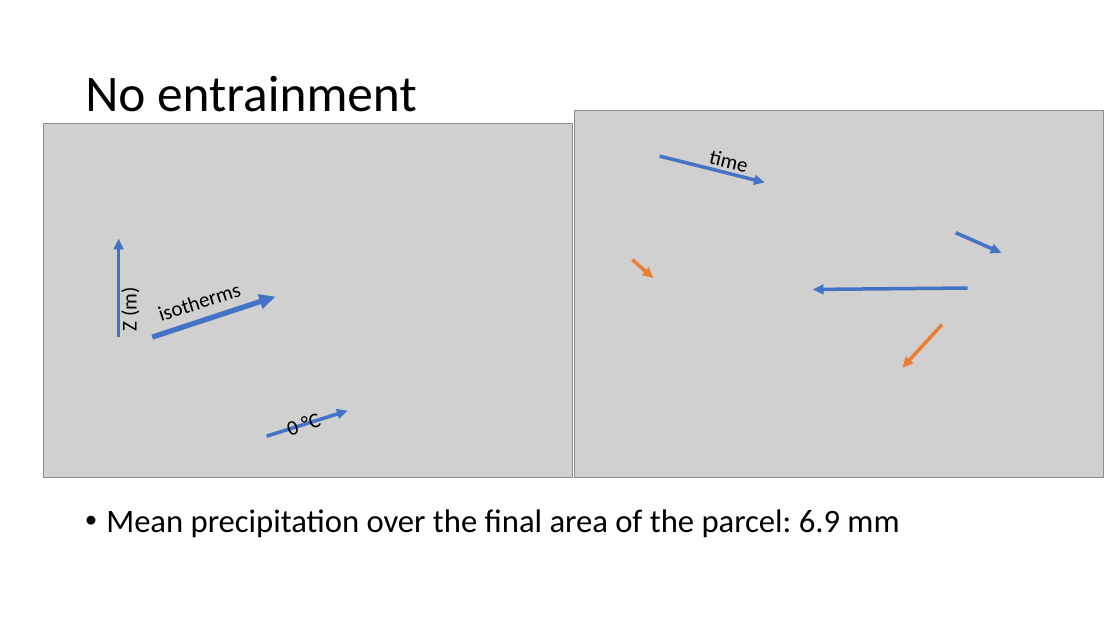
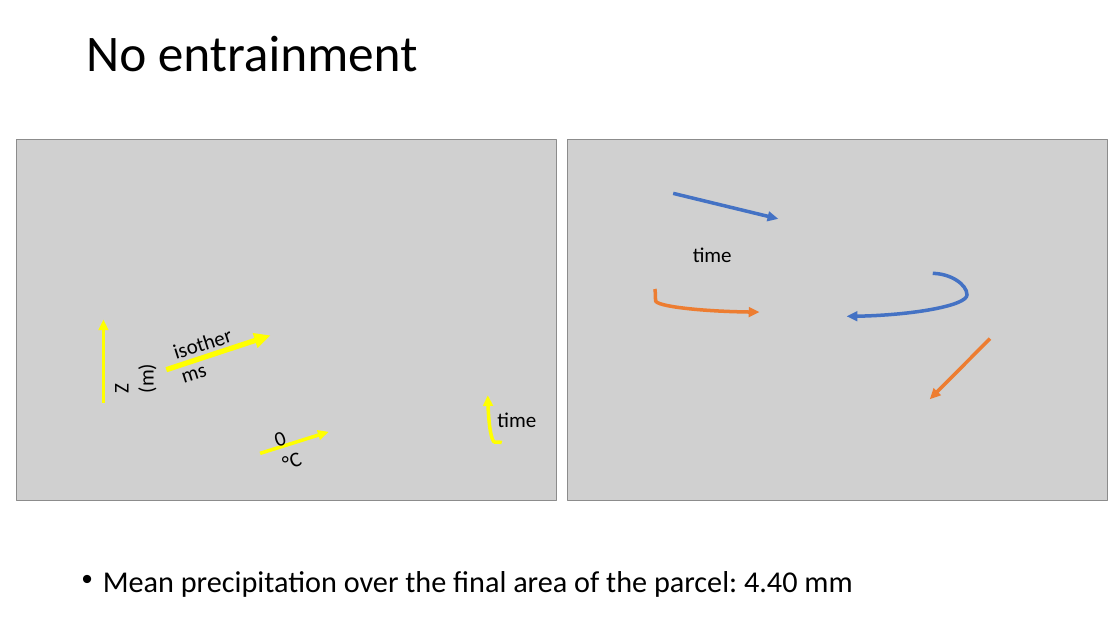
Before and after one commit to meteoNL/CloudParcelModel_SOACproject, a slide deck: slide 7 of model_representation.pptx. Drawn at 1120x630 pixels with LibreOffice and Linux fonts; fonts in the diff are those of the drawing; grey boxes stand for pictures. Boxes give left, top, right and bottom in pixels: in the first picture for what was removed or moved away, otherwise in the second. Text is boxed around its words. In the diff, an @@ line names an element or a change of style, - is before the commit and + after.

```diff
--- a/model_representation.pptx
+++ b/model_representation.pptx
@@ title "No entrainment": place and size @@
-title "No entrainment" at (85,75,417,112)
+title "No entrainment" at (86,35,418,72)
@@ picture: place and size @@
-picture at (44,124,573,477)
+picture at (17,139,557,501)
@@ picture: place and size @@
-picture at (575,111,1104,477)
+picture at (567,139,1107,501)
@@ arrow moved from (660, 156) - (765, 182) to (673, 193) - (778, 218) @@
@@ text "time": place and size @@
-text "time" at (708,151,746,175)
+text "time" at (693,247,732,262)
@@ text "time" at (693,247,732,262): rotation 13 to 0 degrees @@
@@ arrow removed from (956, 233) to (1002, 253) @@
@@ arrow removed from (633, 260) to (654, 278) @@
@@ curved arrow added from (655, 289) to (760, 313), #ED7D31 3 pt @@
@@ arrow removed from (968, 288) to (813, 290) @@
@@ curved arrow added from (933, 274) to (847, 317), #4472C4 3 pt @@
@@ arrow moved from (118, 337) - (118, 239) to (103, 402) - (103, 320) @@
@@ arrow (103, 402) - (103, 320): stroke #4472C4 3 pt to #FFFF00 3 pt @@
@@ text "isotherms" rewrapped from (146,269,254,332) to (161,312,252,365) @@
@@ text "Z (m)" rewrapped from (117,290,143,331) to (109,366,160,393) @@
@@ arrow moved from (152, 337) - (276, 297) to (166, 370) - (271, 335) @@
@@ arrow (166, 370) - (271, 335): stroke #4472C4 4.5 pt to #FFFF00 4.5 pt @@
@@ arrow moved from (942, 324) - (902, 368) to (991, 339) - (930, 399) @@
@@ text "0 °C" rewrapped from (290,413,322,435) to (277,432,303,467) @@
@@ curved arrow added from (502, 443) to (488, 396), #FFFF00 3 pt @@
@@ text added at (497,412,536,427), 18 pt, text #000000 @@
+time
@@ arrow moved from (266, 436) - (348, 411) to (260, 454) - (329, 432) @@
@@ arrow (260, 454) - (329, 432): stroke #4472C4 3 pt to #FFFF00 3 pt @@
@@ text at (103,571,852,597): text changed; size 28 to 25.9 pt @@
-• Mean precipitation over the final area of the parcel: 6.9 mm
+• Mean precipitation over the final area of the parcel: 4.40 mm
```
Also in this commit, not shown: 6 other slides changed, 1 slide added, 2 slides removed, 1 other file.
